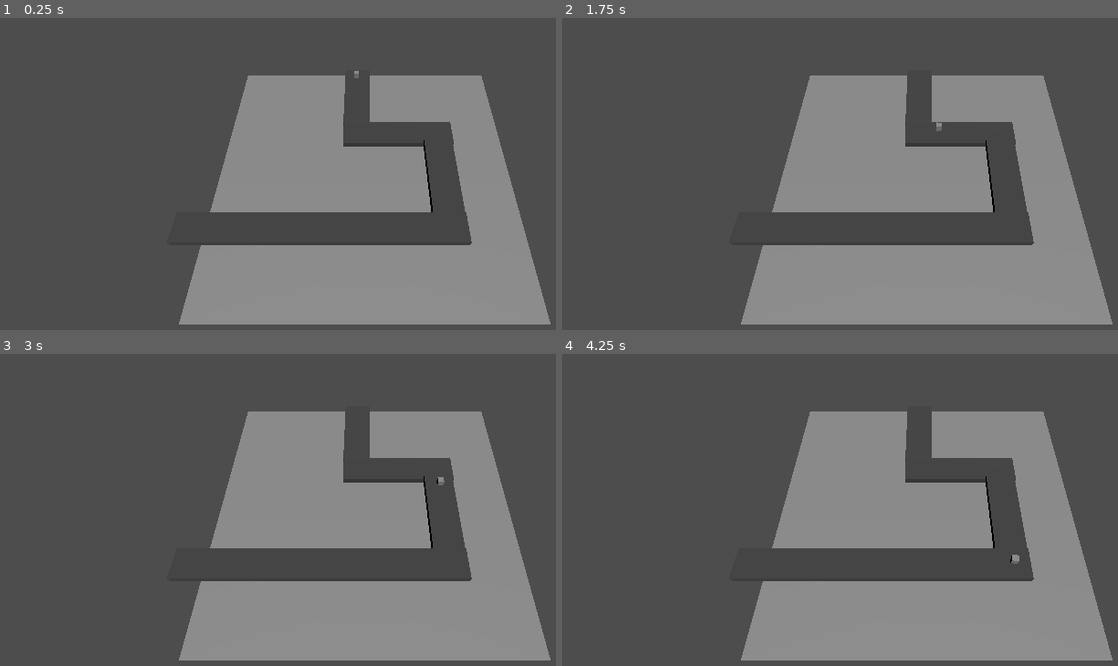
Above: before the commit, frames 1-4 (two rows, left to right).
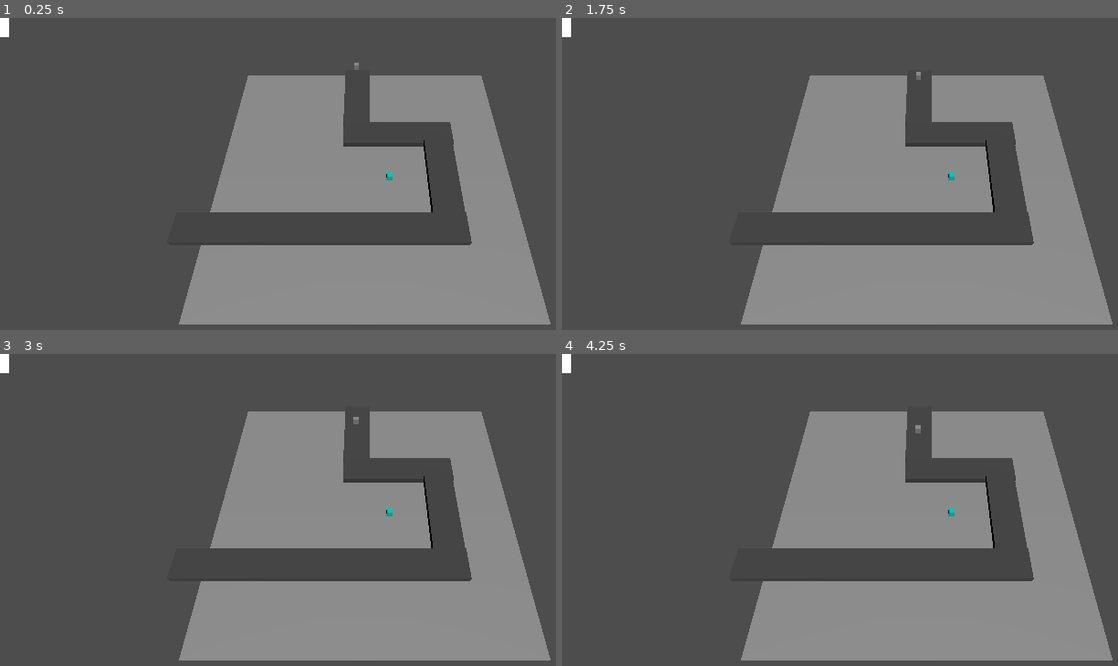
Above: after the commit, the same moments.

Repository: MagmaOverlord/UW-Game-Dev-Club-Fall-2025-Game-Jam
Game: Godot game, scene res://Levels/testing.tscn
Same seed, same stepped clock (60 frames per second), same inputs: the game is played once before the commit and once after it.
Inputs:
- Up to frame 1 (0.25 s): no input
- Up to frame 2 (1.75 s): no input
- Up to frame 3 (3 s): tap Enter at 2 s
- Up to frame 4 (4.25 s): no input

The runs differ from the first frame. In frame 1, 0.2% of the frame differs, in the area x 0-71%, y 0-53%; in frame 2, 0.2%; in frame 3, 0.2%; in frame 4, 0.2%, in the area x 0-83%, y 0-68%.
Error before the commit: Cannot call method 'get_root' on a null value. (res://Scripts/enemy_follow_script.gd:5)

Commit message:
created enemy, tower, and companion templates

Diff:
--- a/Levels/testing.tscn
+++ b/Levels/testing.tscn
@@ -1,7 +1,8 @@
 [gd_scene load_steps=8 format=3 uid="uid://d045yed3ej1rv"]
 
-[ext_resource type="Script" uid="uid://cgy4k0khb0vi6" path="res://Scripts/enemy_follow_script.gd" id="1_elm2u"]
-[ext_resource type="Script" uid="uid://l0hjsrrdvbpc" path="res://Levels/GameManager.gd" id="1_k6mlf"]
+[ext_resource type="Script" uid="uid://l0hjsrrdvbpc" path="res://Scripts/game_manager.gd" id="1_k6mlf"]
+[ext_resource type="PackedScene" uid="uid://81arhxnv3ggn" path="res://Objects/enemy_template.tscn" id="2_k6mlf"]
+[ext_resource type="PackedScene" uid="uid://c6pxy1rnb8w7n" path="res://Objects/tower_template.tscn" id="3_6fp6m"]
 
 [sub_resource type="BoxMesh" id="BoxMesh_v62h7"]
 
@@ -17,9 +18,7 @@
 }
 point_count = 5
 
-[sub_resource type="BoxMesh" id="BoxMesh_elm2u"]
-
-[node name="GameManager" type="Node3D"]
+[node name="GameManager" type="Node3D" groups=["GameManager"]]
 script = ExtResource("1_k6mlf")
 
 [node name="Camera3D" type="Camera3D" parent="."]
@@ -29,24 +28,24 @@
 transform = Transform3D(50, 0, 0, 0, 0.1, 0, 0, 0, 50, 0, 0, 0)
 mesh = SubResource("BoxMesh_v62h7")
 
-[node name="Path Approximation" type="Node" parent="."]
+[node name="Path Approximation for visual purposes" type="Node" parent="."]
 
-[node name="part 1" type="CSGMesh3D" parent="Path Approximation"]
+[node name="part 1" type="CSGMesh3D" parent="Path Approximation for visual purposes"]
 transform = Transform3D(5, 0, 0, 0, 1, 0, 0, 0, 15, -1.5245032, 0.5, -18.07442)
 mesh = SubResource("BoxMesh_qrja6")
 material = SubResource("StandardMaterial3D_co24e")
 
-[node name="part 2" type="CSGMesh3D" parent="Path Approximation"]
+[node name="part 2" type="CSGMesh3D" parent="Path Approximation for visual purposes"]
 transform = Transform3D(-2.1855695e-07, 0, 20, 0, 1, 0, -5, 0, -8.742278e-07, 6.0763717, 0.5, -8.034258)
 mesh = SubResource("BoxMesh_qrja6")
 material = SubResource("StandardMaterial3D_co24e")
 
-[node name="part 3" type="CSGMesh3D" parent="Path Approximation"]
+[node name="part 3" type="CSGMesh3D" parent="Path Approximation for visual purposes"]
 transform = Transform3D(-5, 0, -2.264937e-06, 0, 1, 0, 7.54979e-07, 0, -15, 13.145706, 1, 1.7042084)
 mesh = SubResource("BoxMesh_qrja6")
 material = SubResource("StandardMaterial3D_co24e")
 
-[node name="part 4" type="CSGMesh3D" parent="Path Approximation"]
+[node name="part 4" type="CSGMesh3D" parent="Path Approximation for visual purposes"]
 transform = Transform3D(-2.1855695e-07, 0, 45, 0, 1, 0, -5, 0, -1.9670124e-06, -6.716629, 1, 11.344128)
 mesh = SubResource("BoxMesh_qrja6")
 material = SubResource("StandardMaterial3D_co24e")
@@ -56,15 +55,11 @@
 curve = SubResource("Curve3D_feb8i")
 debug_custom_color = Color(1, 0, 0, 1)
 
-[node name="Temp Enemy" type="PathFollow3D" parent="Path3D"]
-transform = Transform3D(-0.99999166, 0, -8.7422045e-08, 0, 1, 0, 8.7422045e-08, 0, -0.99999166, 0, 0, 0)
-cubic_interp = false
-loop = false
-tilt_enabled = false
-script = ExtResource("1_elm2u")
-
-[node name="Temp Enemy Mesh" type="MeshInstance3D" parent="Path3D/Temp Enemy"]
-mesh = SubResource("BoxMesh_elm2u")
+[node name="Enemy Template" parent="Path3D" instance=ExtResource("2_k6mlf")]
+transform = Transform3D(-1, 0, -8.742278e-08, 0, 1, 0, 8.742278e-08, 0, -1, 0, 0, 0)
 
 [node name="DirectionalLight3D" type="DirectionalLight3D" parent="."]
 transform = Transform3D(1, 0, 0, 0, 0.48328245, 0.8754645, 0, -0.8754645, 0.48328245, 0, 27.832994, 20.318691)
+
+[node name="Tower Template" parent="." instance=ExtResource("3_6fp6m")]
+transform = Transform3D(1, 0, 0, 0, 1, 0, 0, 0, 1, 4.208807, 0, 1.265461)
--- /dev/null
+++ b/Objects/companion.gd
@@ -0,0 +1,8 @@
+extends Node3D
+
+@export var damage_mult: int = 5
+@export var shooting_speeed_mult: int = 5
+@export var range_mult: int = 5
+
+func _process(delta):
+	pass
--- /dev/null
+++ b/Objects/companion_template.tscn
@@ -0,0 +1,6 @@
+[gd_scene load_steps=2 format=3 uid="uid://dp6d1wl16flna"]
+
+[ext_resource type="Script" uid="uid://cnc0rk6fmoxql" path="res://Objects/companion.gd" id="1_k7kug"]
+
+[node name="Node3D" type="Node3D"]
+script = ExtResource("1_k7kug")
--- /dev/null
+++ b/Objects/enemy_template.tscn
@@ -0,0 +1,11 @@
+[gd_scene load_steps=3 format=3 uid="uid://81arhxnv3ggn"]
+
+[ext_resource type="Script" uid="uid://cgy4k0khb0vi6" path="res://Scripts/enemy_follow.gd" id="1_4htb5"]
+
+[sub_resource type="BoxMesh" id="BoxMesh_4htb5"]
+
+[node name="Enemy Template" type="PathFollow3D"]
+script = ExtResource("1_4htb5")
+
+[node name="Enemy Mesh" type="MeshInstance3D" parent="."]
+mesh = SubResource("BoxMesh_4htb5")
--- /dev/null
+++ b/Objects/tower_template.tscn
@@ -0,0 +1,21 @@
+[gd_scene load_steps=5 format=3 uid="uid://c6pxy1rnb8w7n"]
+
+[ext_resource type="Script" uid="uid://bbu6u02bgx7s5" path="res://Scripts/tower.gd" id="1_fij3n"]
+
+[sub_resource type="BoxMesh" id="BoxMesh_5lcwj"]
+
+[sub_resource type="StandardMaterial3D" id="StandardMaterial3D_fij3n"]
+albedo_color = Color(4.9093364e-06, 0.77588665, 0.73832947, 1)
+
+[sub_resource type="CylinderMesh" id="CylinderMesh_fij3n"]
+
+[node name="Tower Template" type="Node3D"]
+script = ExtResource("1_fij3n")
+
+[node name="Tower Mesh" type="MeshInstance3D" parent="."]
+transform = Transform3D(1, 0, 0, 0, 2, 0, 0, 0, 1, 0, 0, 0)
+mesh = SubResource("BoxMesh_5lcwj")
+surface_material_override/0 = SubResource("StandardMaterial3D_fij3n")
+
+[node name="MeshInstance2D" type="MeshInstance2D" parent="."]
+mesh = SubResource("CylinderMesh_fij3n")
--- a/Scripts/enemy_follow_script.gd
+++ b/Scripts/enemy_follow.gd
@@ -1,13 +1,13 @@
 extends PathFollow3D
 
 @export var hp: int = 20;
+@export var speed: int = 2;
 @export var damage: int = 1;
-var gameManager = get_tree().get_root().get_child(0) #gets root node of scene
+@onready var gameManager = get_tree().get_first_node_in_group("GameManager") #gets root node of scene
 
 func _process(delta):
-	progress += 12 * delta
+	progress += speed * delta
 	if progress_ratio == 1.0:
-		#tell game to remove life from player
 		gameManager.playerDamage(damage)
 		self.queue_free()
 		pass
--- a/Levels/GameManager.gd
+++ b/Scripts/game_manager.gd
@@ -1,6 +1,11 @@
 extends Node3D
 
 @export var playerHP: int = 100
+@export var gold: int = 500
+var companions = []
+var is_round_ongoing: bool = false;
+var round: int = 1;
+
 
 func _process(delta):
 	#should include stuff like spawning & tracking enemies, end of round check, call to companion select, tracking of companions had, UI management, just a lot of stuff
--- /dev/null
+++ b/Scripts/tower.gd
@@ -0,0 +1,18 @@
+extends Node3D
+
+#stats
+@export var bullets: int = 200
+@export var base_shooting_speed: float = 0.5
+@export var base_range: float = 30
+@export var base_damage: int = 2
+
+@export var companion: Node3D
+
+@onready var circle_indicator = get_child(1)
+@onready var game_manager = get_tree().get_first_node_in_group("GameManager")
+
+func _ready():
+	circle_indicator.scale *= base_range
+
+func _process(delta):
+	pass
--- a/project.godot
+++ b/project.godot
@@ -14,3 +14,7 @@
 run/main_scene="uid://d045yed3ej1rv"
 config/features=PackedStringArray("4.5", "Forward Plus")
 config/icon="res://icon.svg"
+
+[global_group]
+
+GameManager="Used to access the game manager for all objects"
Not shown, added: Objects/companion.gd.uid
Renamed: Scripts/enemy_follow_script.gd.uid -> Scripts/enemy_follow.gd.uid
Renamed: Levels/GameManager.gd.uid -> Scripts/game_manager.gd.uid
Not shown, added: Scripts/tower.gd.uid
Not shown, removed: Levels/testing.tscn6877398682.tmp
